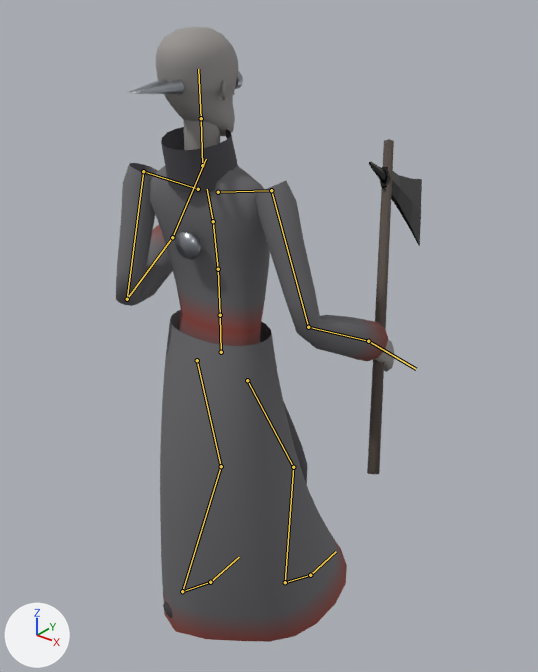
The glTF model assets/models/characters/inquisitor.glb: old version first, new version second.
One viewpoint serves both versions: a 50 mm camera at (1.32, -1.48, 2.05) aimed at (-0.03, 0.22, 1.0). The axes (+X, +Y, +Z) are drawn at lower left. The lights are the same throughout. The picture after the commit comes second. Both versions are drawn at frame 11 of the action 'pull'; the numbers are the values there. The bones that change, and the others that lie on the model, are drawn over the model as lines.

Names of what the first picture shows: 'Inquisitor'.
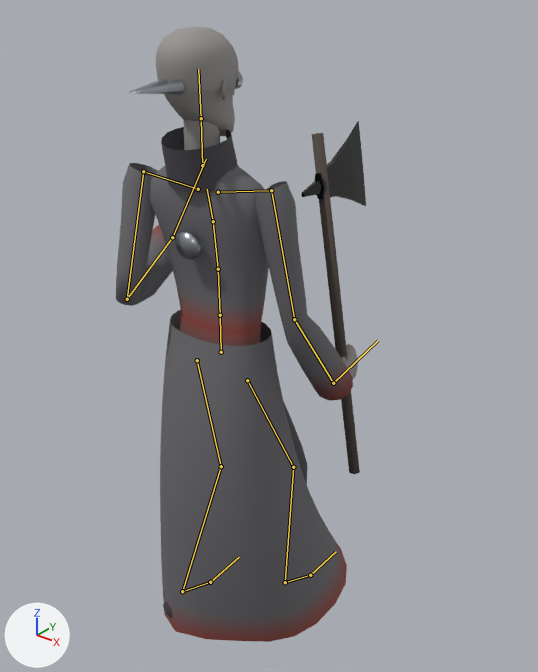
Commit message: Inquisitor Pull: keep the axe upright through the haul

Pixel boxes [x1, y1, x2, y2] of what changed, in the pictures (538 x 672 px):
'Inquisitor', posed (18% narrower)
    before: [116, 27, 422, 642]
    after: [116, 27, 366, 642]
bone 'RightUpperArm', root to tip
    before: (271, 190) to (308, 327)
    after: (271, 190) to (294, 319)
bone 'RightLowerArm', root to tip
    before: (308, 327) to (368, 341)
    after: (294, 319) to (333, 383)
bone 'RightHand', root to tip
    before: (368, 341) to (416, 369)
    after: (333, 383) to (378, 340)

The edits, one by one:
Bone 'RightUpperArm' (bone_rightupperarm) turns from (-8, -4, 18) to (0, -1, 30) degrees about its own x, y and z.
Bone 'RightLowerArm' (bone_rightlowerarm) turns from (58, 0, 0) to (21, 0, 0) degrees about its own x, y and z.
Bone 'RightHand' (bone_righthand) turns from (-10, 0, 0) to (59, 0, 0) degrees about its own x, y and z.
